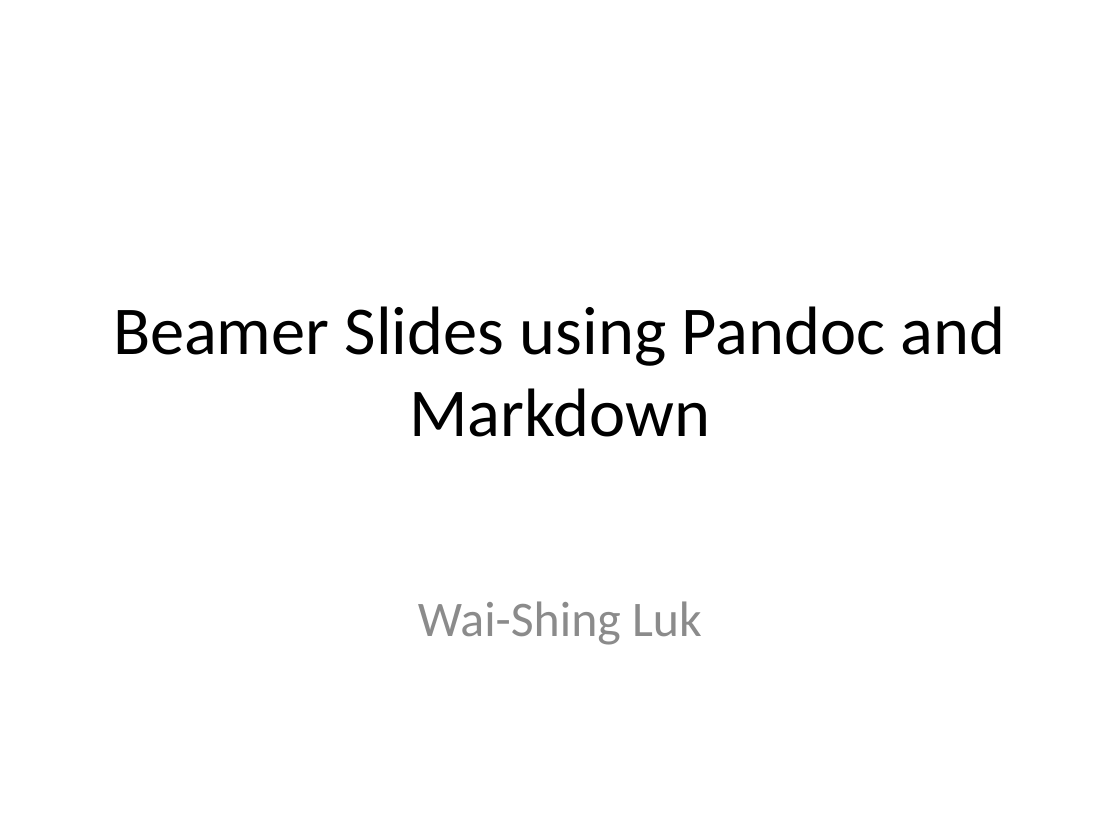
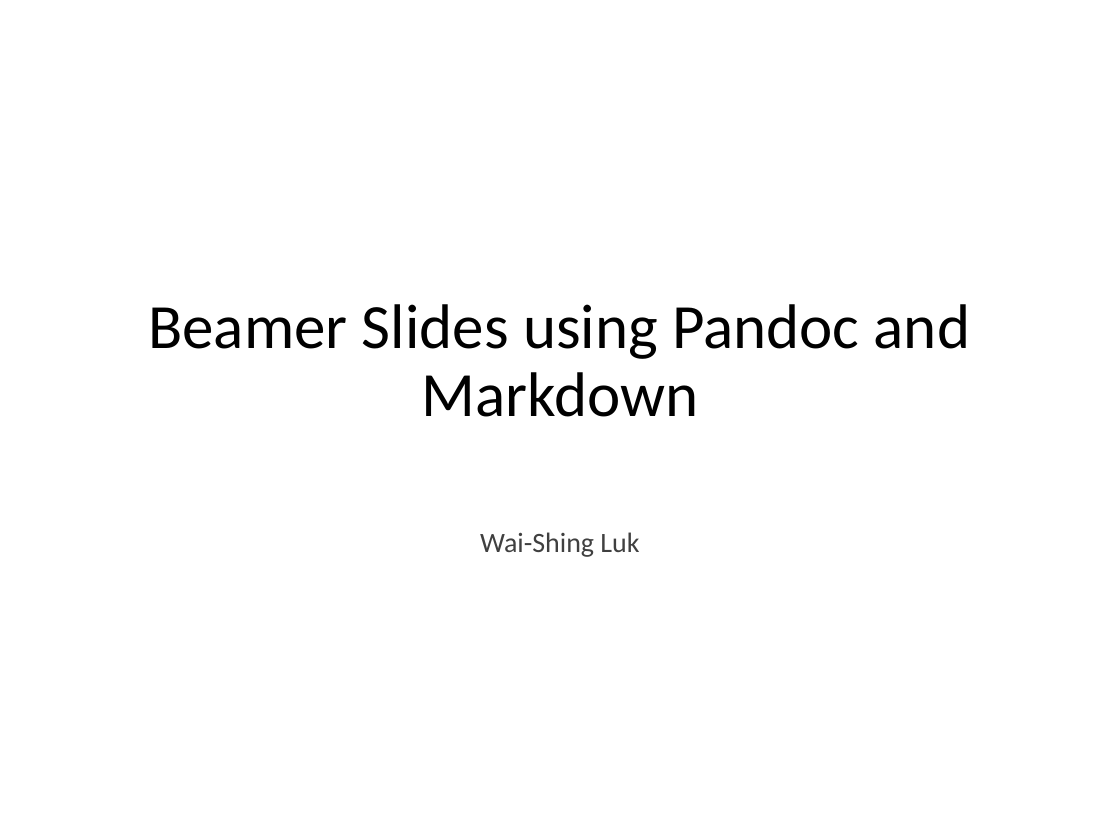
Before and after one commit to luk036/luk036.github.io, a slide deck: slide 1 of markdown/intro.pptx. Drawn at 1120x840 pixels with LibreOffice and Linux fonts; fonts in the diff are those of the drawing. Boxes give left, top, right and bottom in pixels: in the first picture for what was removed or moved away, otherwise in the second. Text is boxed around its words. In the diff, an @@ line names an element or a change of style, - is before the commit and + after.

```diff
--- a/markdown/intro.pptx
+++ b/markdown/intro.pptx
@@ title "Beamer Slides using Pandoc and ..." at (148,304,970,417): size 44 to 40.5 pt; line spacing 1 to 0.9; vertical alignment middle to bottom @@
@@ subtitle "Wai-Shing Luk" at (480,532,639,557): size 32 to 18 pt, text colour #8C8C8C to #404040; line spacing 1 to 0.9; more space between paragraphs @@
```
Also in this commit, not shown: 27 other slides changed.
